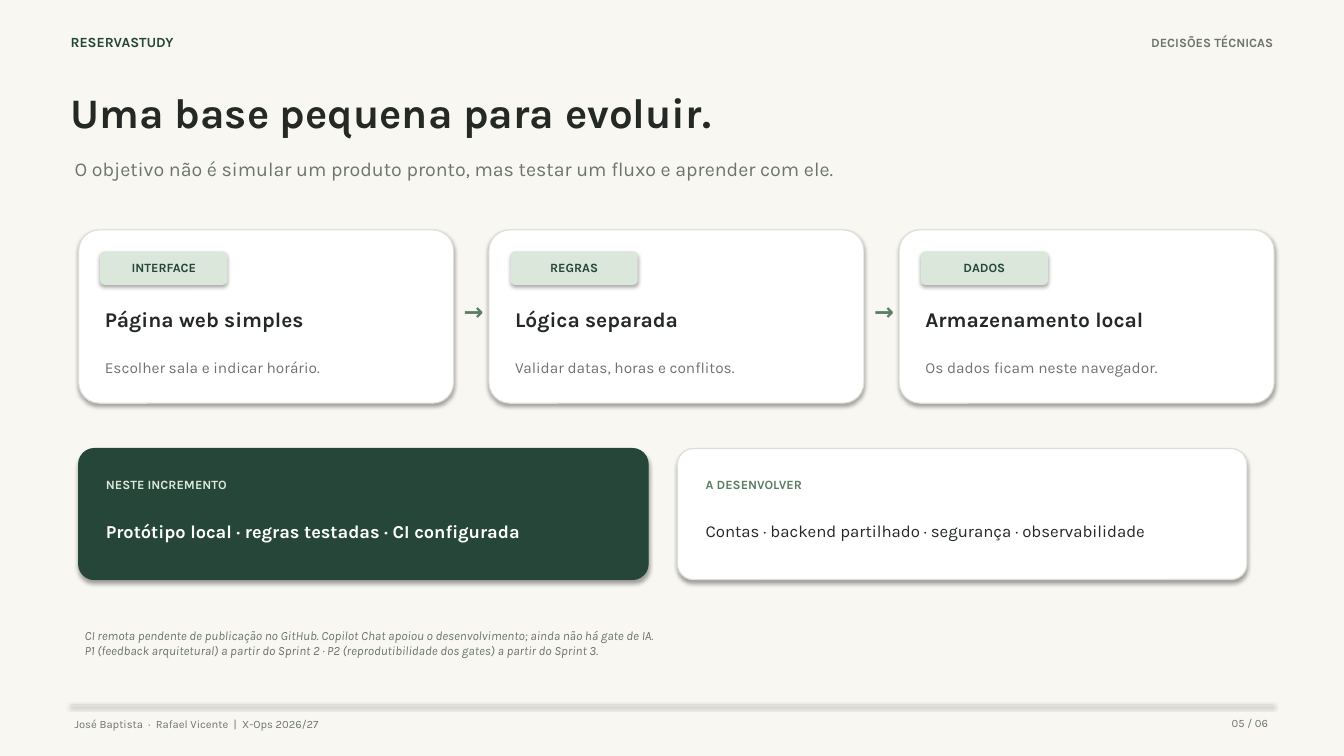
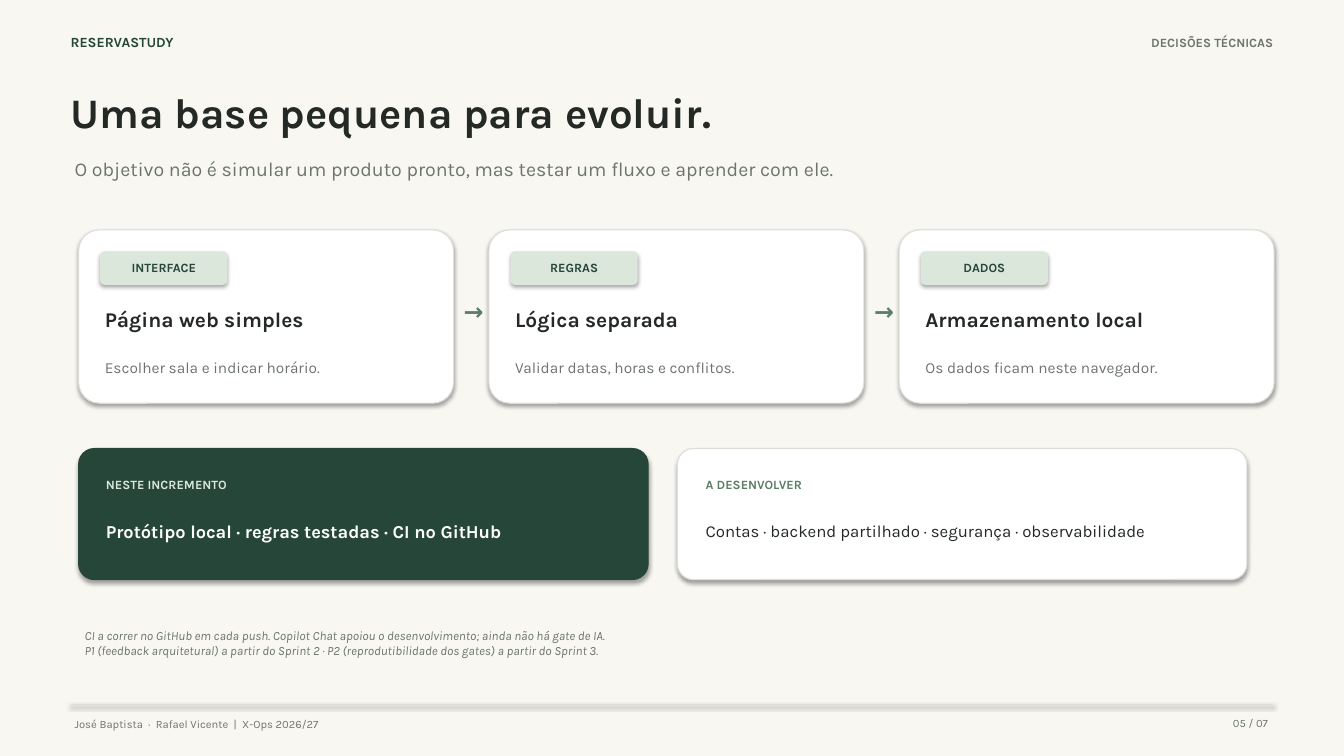
Before and after one commit to ZeZe2004/reservastudy, a slide deck: slide 5 of docs/apresentacao-sprint-1.pptx. Drawn at 1344x756 pixels with LibreOffice and Linux fonts; fonts in the diff are those of the drawing. Boxes give left, top, right and bottom in pixels: in the first picture for what was removed or moved away, otherwise in the second. Text is boxed around its words. In the diff, an @@ line names an element or a change of style, - is before the commit and + after.

Commit message:
Atualizar apresentação do Sprint 1: CI no GitHub e slide de Scrum

```diff
--- a/docs/apresentacao-sprint-1.pptx
+++ b/docs/apresentacao-sprint-1.pptx
@@ text at box(106, 524, 502, 543): text changed @@
-Protótipo local · regras testadas · CI configurada
+Protótipo local · regras testadas · CI no GitHub
@@ text at box(85, 631, 605, 658): text changed @@
-CI remota pendente de publicação no GitHub. Copilot Chat apoiou o desenvolvimento; ainda não há gate de IA.
-P1 (feedback arquitetural) a partir do Sprint 2 · P2 (reprodutibilidade dos gates) a partir do Sprint 3.
+CI a correr no GitHub em cada push. Copilot Chat apoiou o desenvolvimento; ainda não há gate de IA.
+P1 (feedback arquitetural) a partir do Sprint 2 · P2 (reprodutibilidade dos gates) a partir do Sprint 3.
@@ text at box(1233, 720, 1268, 727): text changed @@
-05 / 06
+05 / 07
```
Also in this commit, not shown: 4 other slides changed, 1 slide added.
